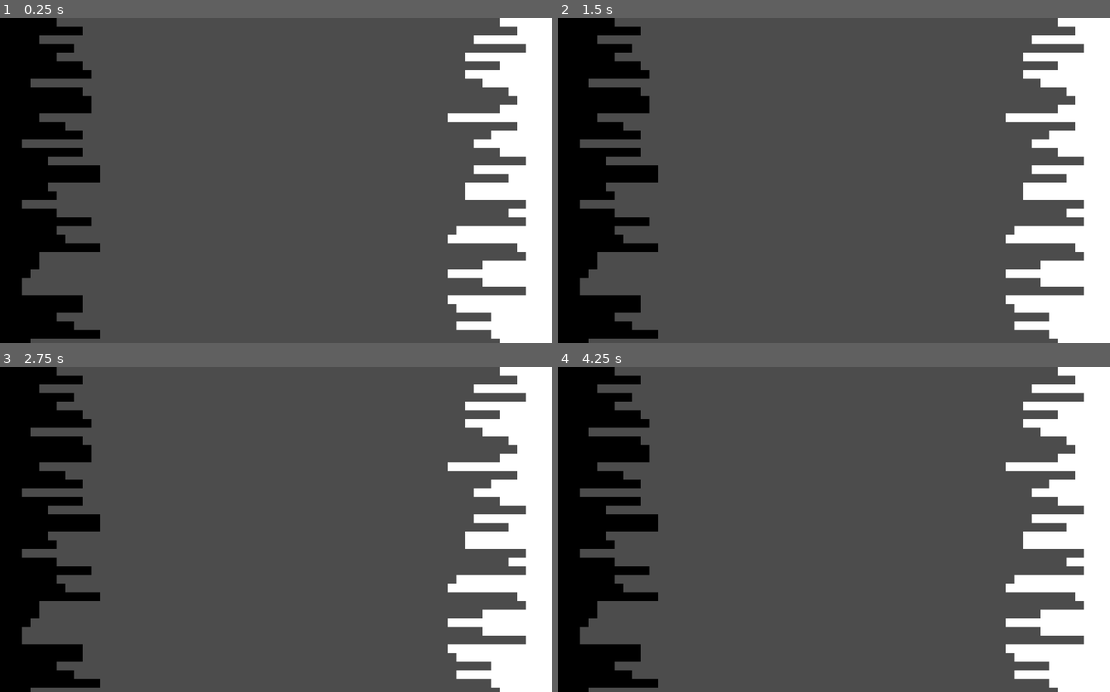
Above: before the commit, frames 1-4 (two rows, left to right).
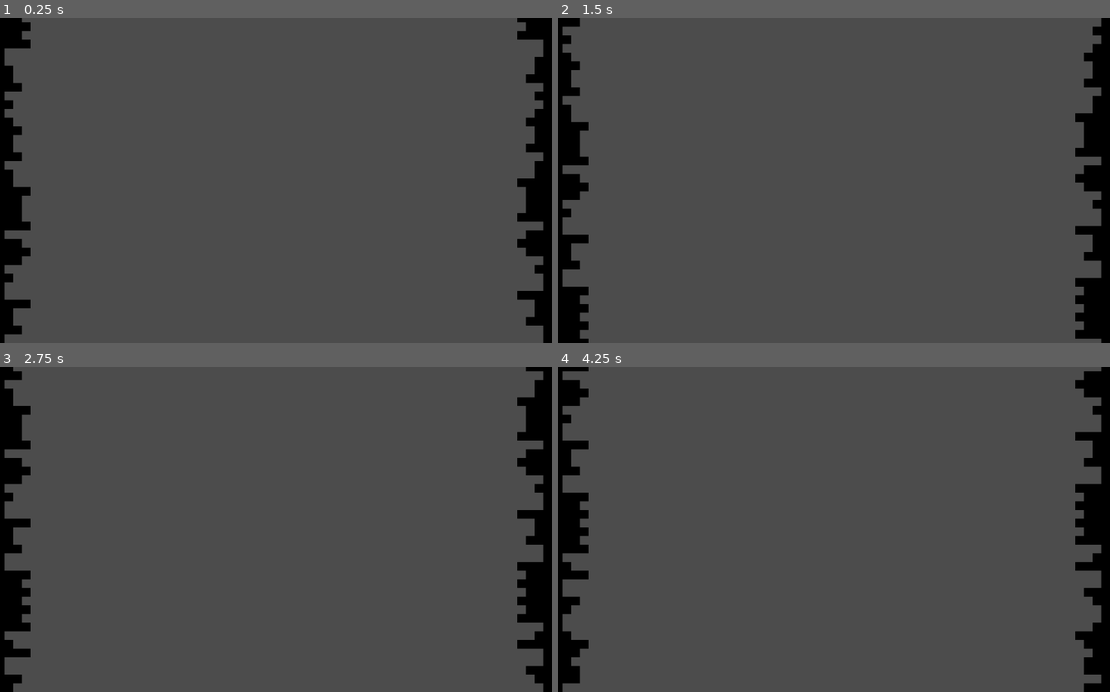
Above: after the commit, the same moments.

Repository: ClarkThyLord/Wild-Fishing
Game: Godot game, scene res://src/scenes/level/level.tscn
Two runs of this game, one before a commit and one after it. Both use one fixed random seed, a clock stepped at 60 frames per second and the inputs below.
Inputs:
- Up to frame 1 (0.25 s): no input
- Up to frame 2 (1.5 s): no input
- Up to frame 3 (2.75 s): no input
- Up to frame 4 (4.25 s): no input

The runs differ from the first frame. In frame 1, 20% of the frame differs, in the area x 0-100%, y 0-100%; in frame 2, 20%; in frame 3, 20%; in frame 4, 20%.

Commit message:
Level Walls working!

Diff:
--- a/src/scenes/level/level.gd
+++ b/src/scenes/level/level.gd
@@ -2,8 +2,29 @@
 ## Level Class
 
 
+
+## Enums
+enum Stages {
+	BAY,
+}
+
+
+
 ## Exported Variables
-export(int, 0, 100) var wall_step := 16
+export(Stages) var stage = Stages.BAY setget set_stage
+
+
+
+## Private Variables
+var _depth := -1.0
+
+var _depth_max : int
+
+var _wall_step_px : int
+
+var _wall_height_min : int
+
+var _wall_height_max : int
 
 
 
@@ -14,39 +35,42 @@
 
 onready var wall_left : Polygon2D = get_node("Walls/WallLeft")
 
-onready var wall_left_collision : CollisionPolygon2D = get_node("Walls/WallLeft/StaticBody2D/CollisionPolygon2D")
-
 onready var wall_right : Polygon2D = get_node("Walls/WallRight")
-
-onready var wall_right_collision : CollisionPolygon2D = get_node("Walls/WallRight/StaticBody2D/CollisionPolygon2D")
 
 
 
 ## Built-In Virtual Methods
 func _ready() -> void:
 	randomize()
-	var steps = 60
 
-	var points := []
-	points.append(Vector2(0, 0) * wall_step)
-	for s in range(steps):
-		var h = 3 + randi() % 10
-		var p1 = Vector2(h, s) * wall_step
-		if points.back() != p1:
-			points.append(p1)
-		points.append(Vector2(h, s + 1) * wall_step)
-	points.append(Vector2(0, steps) * wall_step)
-	wall_left.polygon = PoolVector2Array(points)
-	wall_left_collision.polygon = wall_left.polygon
+	set_stage(stage)
 
-	points.clear()
-	points.append(Vector2(0, 0) * wall_step)
-	for s in range(steps):
-		var h = 3 + randi() % 10
-		var p1 = Vector2(-h, s) * wall_step
-		if points.back() != p1:
-			points.append(p1)
-		points.append(Vector2(-h, s + 1) * wall_step)
-	points.append(Vector2(0, steps) * wall_step)
-	wall_right.polygon = PoolVector2Array(points)
-	wall_right_collision.polygon = wall_right.polygon
+
+func _process(delta : float) -> void:
+	wall_left.step += 6 * delta
+	wall_right.step += 6 * delta
+
+
+
+## Public Methods
+func set_stage(value : int) -> void:
+	stage = value
+
+	_wall_step_px = 16
+	match stage:
+		Stages.BAY:
+			_depth_max = 1000
+			_wall_height_min = 1
+			_wall_height_max = 4
+
+	_generate_level()
+
+
+
+## Private Methods
+func _generate_level() -> void:
+	var steps = []
+	for s in range(_depth_max):
+		steps.append(_wall_height_min + randi() % _wall_height_max)
+	wall_left.steps = steps
+	wall_right.steps = steps
--- a/src/scenes/level/level.tscn
+++ b/src/scenes/level/level.tscn
@@ -1,6 +1,7 @@
-[gd_scene load_steps=2 format=2]
+[gd_scene load_steps=3 format=2]
 
 [ext_resource path="res://src/scenes/level/level.gd" type="Script" id=1]
+[ext_resource path="res://src/scenes/level/wall/wall.tscn" type="PackedScene" id=2]
 
 [node name="Level" type="Node2D"]
 script = ExtResource( 1 )
@@ -9,16 +10,12 @@
 
 [node name="Walls" type="Node2D" parent="."]
 
-[node name="WallLeft" type="Polygon2D" parent="Walls"]
-color = Color( 0, 0, 0, 1 )
+[node name="WallLeft" parent="Walls" instance=ExtResource( 2 )]
+step_direction = 1
 
-[node name="StaticBody2D" type="StaticBody2D" parent="Walls/WallLeft"]
+[node name="WallRight" parent="Walls" instance=ExtResource( 2 )]
+position = Vector2( 1024, 0 )
+step = 1.0
 
-[node name="CollisionPolygon2D" type="CollisionPolygon2D" parent="Walls/WallLeft/StaticBody2D"]
-
-[node name="WallRight" type="Polygon2D" parent="Walls"]
-position = Vector2( 1024, 0 )
-
-[node name="StaticBody2D" type="StaticBody2D" parent="Walls/WallRight"]
-
-[node name="CollisionPolygon2D" type="CollisionPolygon2D" parent="Walls/WallRight/StaticBody2D"]
+[node name="Camera2D" type="Camera2D" parent="."]
+position = Vector2( 512, -300 )
--- a/src/scenes/level/wall/wall.gd
+++ b/src/scenes/level/wall/wall.gd
@@ -14,13 +14,13 @@
 ## Exported Variables
 export var step := 0.0 setget set_step
 
-export var steps := []
+export var steps := [] setget set_steps
 
-export(StepDirections) var step_direction := StepDirections.LEFT
+export(StepDirections) var step_direction := StepDirections.LEFT setget set_direction
 
-export var step_pixel_size := 16
+export var step_pixel_size := 16 setget set_step_pixel_size
 
-export var step_draw_range := 32
+export var step_draw_range := 64 setget set_step_draw_range
 
 
 
@@ -42,11 +42,35 @@
 	update()
 
 
+func set_steps(value : Array) -> void:
+	steps = value
+
+	update()
+
+
+func set_direction(value : int) -> void:
+	step_direction = value
+
+	update()
+
+
+func set_step_pixel_size(value : int) -> void:
+	step_pixel_size = value
+
+	update()
+
+
+func set_step_draw_range(value : int) -> void:
+	step_draw_range = value
+
+	update()
+
+
 func update() -> void:
 	var points := []
 	points.append(Vector2(0, 0 - step) * step_pixel_size)
 
-	var start_step := clamp(int(step - step_draw_range), 0, INF)
+	var start_step := clamp(int(step), 0, INF)
 	var end_step := clamp(int(step + step_draw_range), 0, steps.size())
 	for s in range(start_step, end_step):
 		var h = steps[s]
